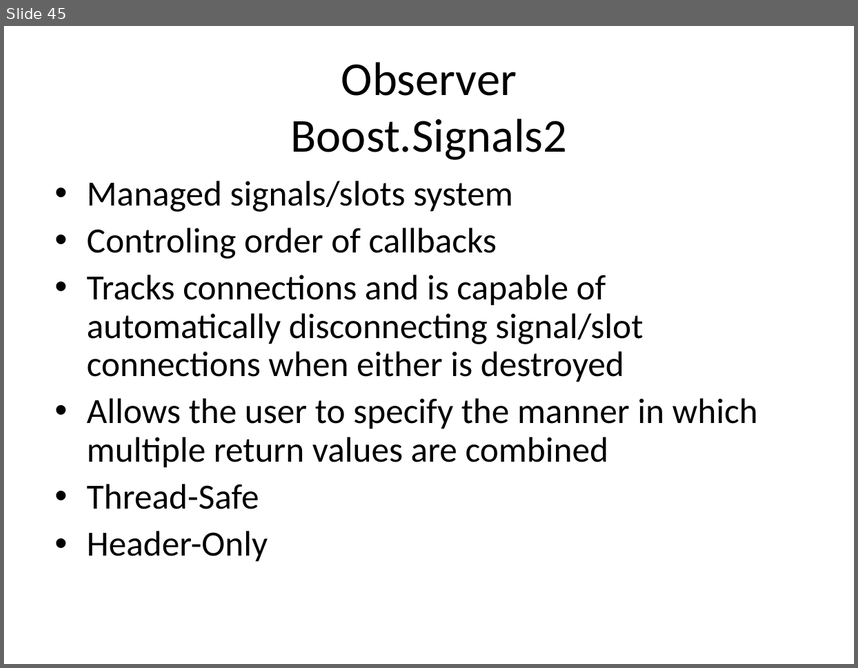
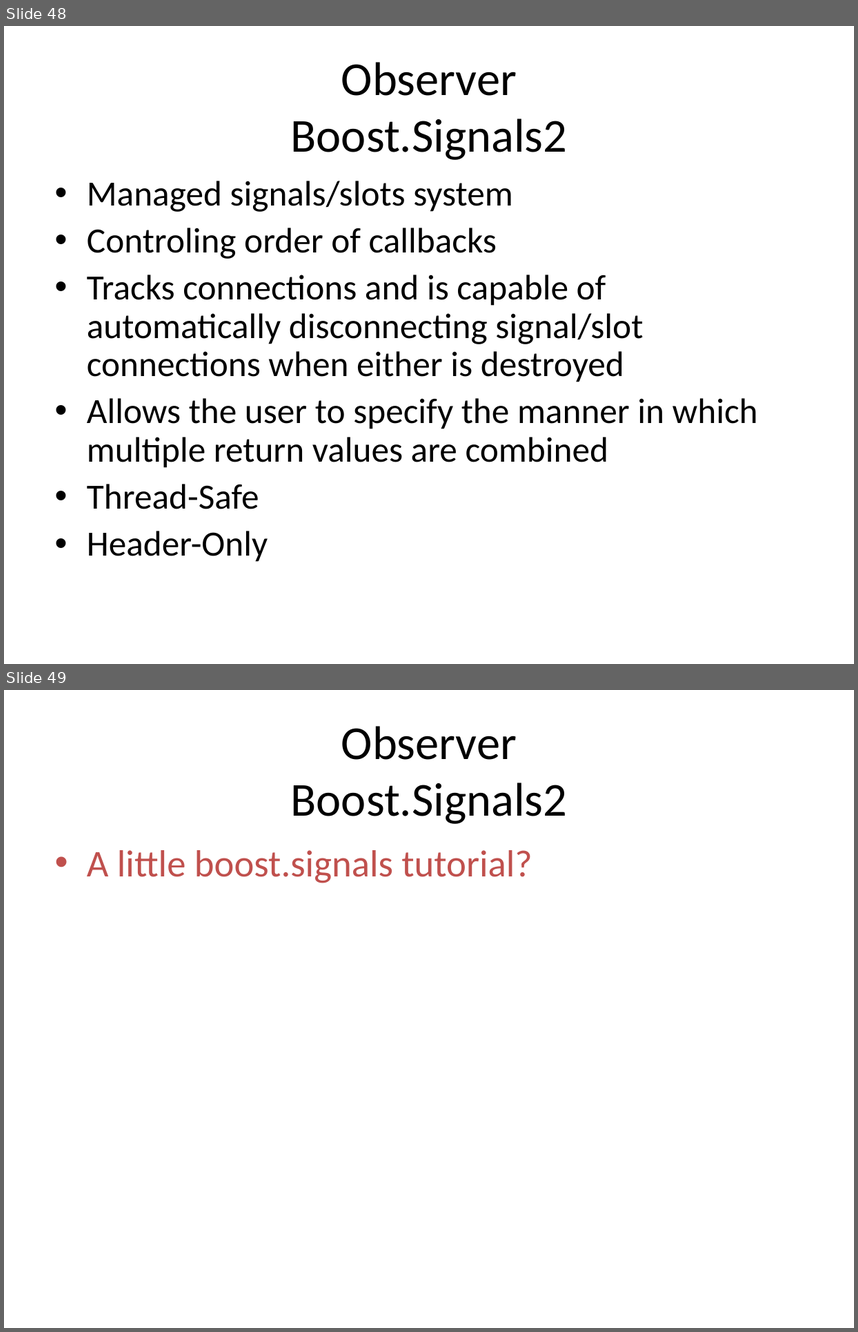
Before and after one commit to kamyu104/GofPatterns, a slide deck: Effective patterns.ppt. Shown one above the other, each under a label of ours: slide 45 before the commit, slides 48 and 49 after it. The pictures are 858x668 and 858x1332 pixels, drawn with LibreOffice and Linux fonts; fonts in the diff are those of the drawing. Boxes give left, top, right and bottom in pixels: in the first picture for what was removed or moved away, otherwise in the second. Text is boxed around its words. In the diff, an @@ line names an element or a change of style, - is before the commit and + after.

```diff
--- a/Effective patterns.ppt
+++ b/Effective patterns.ppt
@@ slide 49 added at (x1=4, y1=690, x2=854, y2=1328), background #FFFFFF @@
@@ title added at (x1=291, y1=726, x2=567, y2=824), 40 pt, text #000000 @@
+Observer
+Boost.Signals2
@@ text added at (x1=87, y1=850, x2=532, y2=883), 32 pt, text #C0504D @@
+• A little boost.signals tutorial?
@@ what was slide 45 is now slide 48 @@
```
Also in this commit, not shown: 8 slides changed, 5 other slides added, 1 slide removed, 2 other files.
